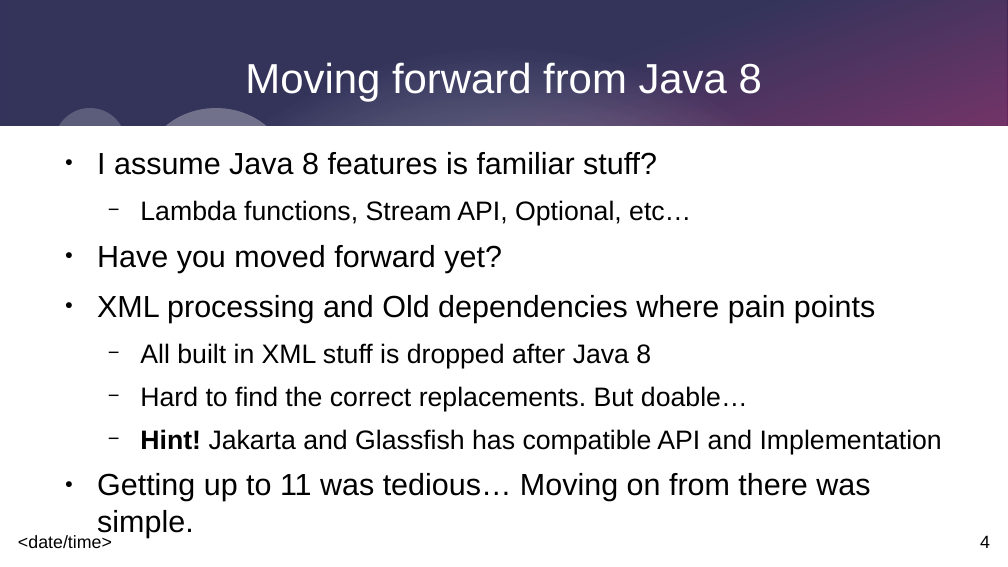
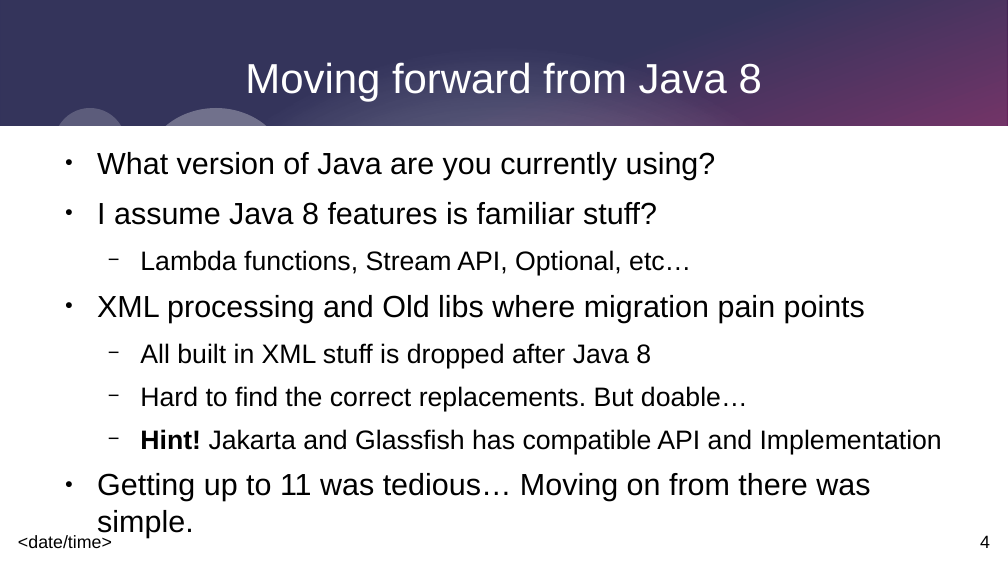
Before and after one commit to johnnyegel/Talk_JavaLatestAndGreatest, a slide deck: slide 4 of Presentation/JavaLatestAndGreatest.odp. Drawn at 1008x567 pixels with LibreOffice and Linux fonts; fonts in the diff are those of the drawing. Boxes give left, top, right and bottom in pixels: in the first picture for what was removed or moved away, otherwise in the second. Text is boxed around its words. In the diff, an @@ line names an element or a change of style, - is before the commit and + after.

```diff
--- a/Presentation/JavaLatestAndGreatest.odp
+++ b/Presentation/JavaLatestAndGreatest.odp
@@ text at bbox=[97, 152, 716, 180]: paragraph added @@
+● What version of Java are you currently using?
@@ text at bbox=[97, 295, 865, 323]: text changed @@
-● Have you moved forward yet?
-● XML processing and Old dependencies where pain points
+● XML processing and Old libs where migration pain points
```
Also in this commit, not shown: 6 other slides changed, 3 other files.
